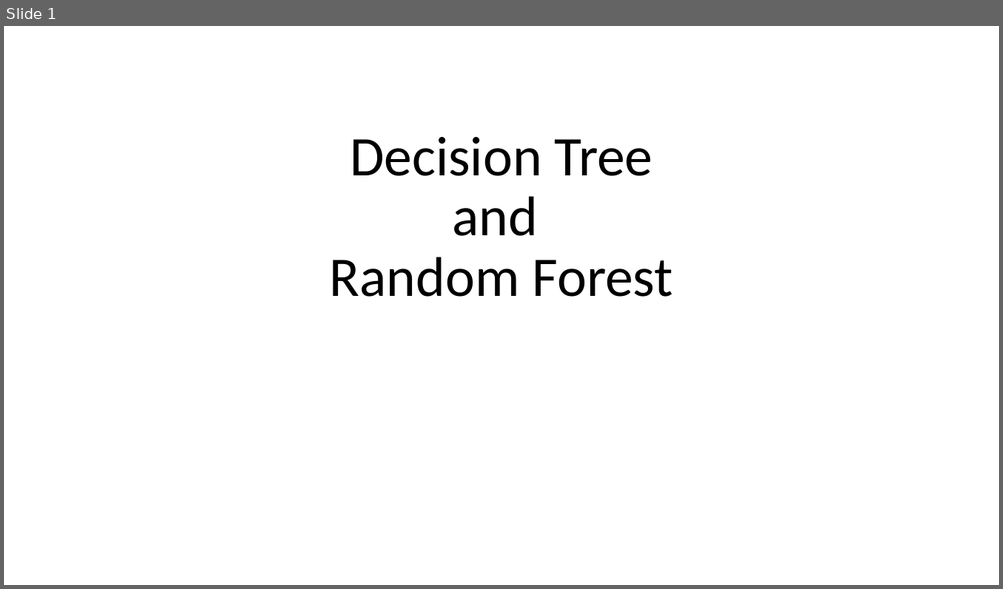
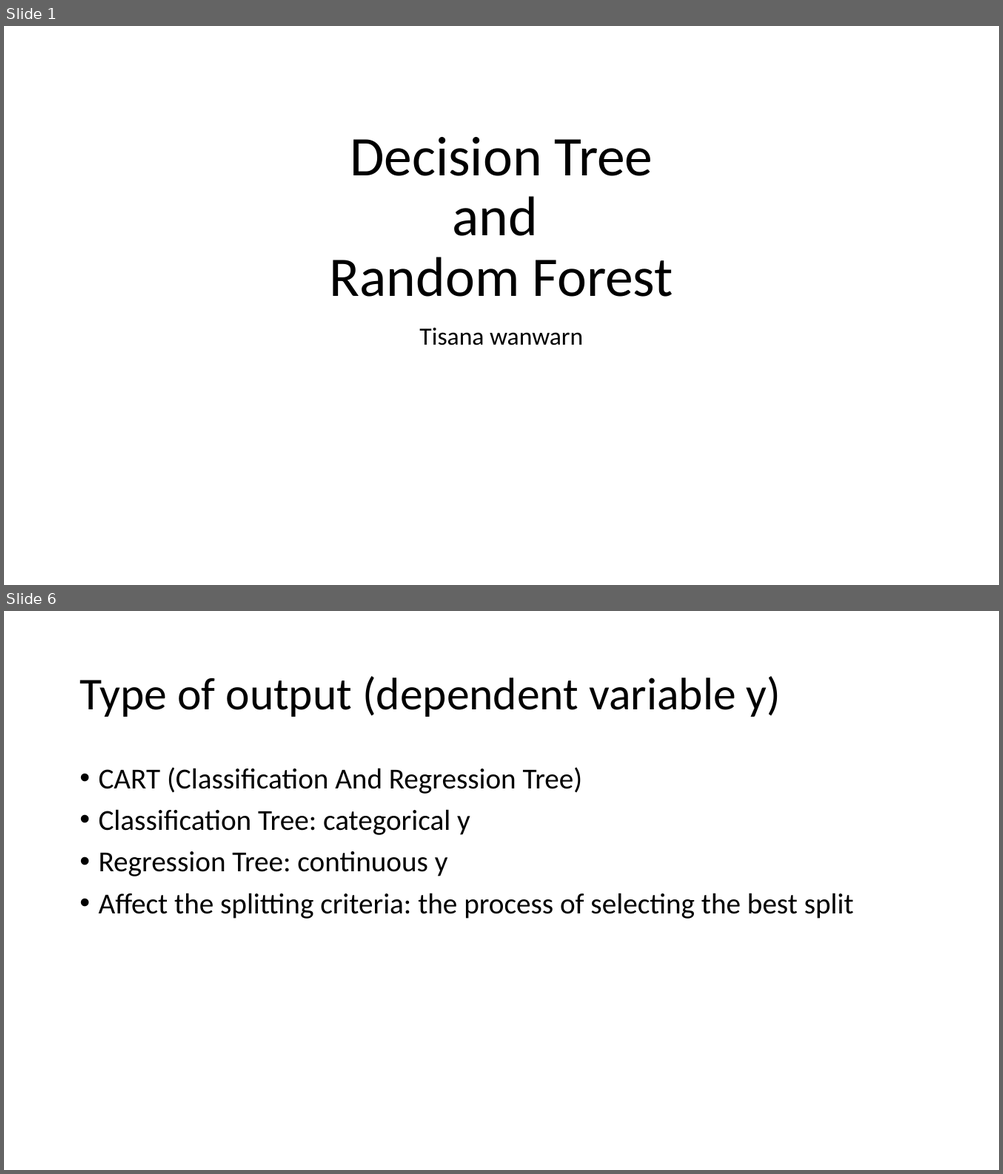
Before and after one commit to gucino/Machine-Learning, a slide deck: Decision_tree_and_Random_forest.pptx. Shown one above the other, each under a label of ours: slide 1 before the commit, slides 1 and 6 after it; the slides between them are not shown. The pictures are 1003x589 and 1003x1174 pixels, drawn with LibreOffice and Linux fonts; fonts in the diff are those of the drawing. Boxes give left, top, right and bottom in pixels: in the first picture for what was removed or moved away, otherwise in the second. Text is boxed around its words. In the diff, an @@ line names an element or a change of style, - is before the commit and + after.

```diff
--- a/Decision_tree_and_Random_forest.pptx
+++ b/Decision_tree_and_Random_forest.pptx
@@ slide 6 added at [4, 611, 999, 1170], background #FFFFFF @@
@@ title added at [79, 676, 781, 717], 44 pt, text #000000 @@
+Type of output (dependent variable y)
@@ text added at [99, 767, 854, 919], 28 pt, text #000000 @@
+• CART (Classification And Regression Tree)
+• Classification Tree: categorical y
+• Regression Tree: continuous y
+• Affect the splitting criteria: the process of selecting the best split
@@ slide 1 changed as well @@
@@ subtitle added at [419, 328, 583, 346], 24 pt, text #000000 @@
+Tisana wanwarn
```
Also in this commit, not shown: 7 other slides added, 1 slide removed.
